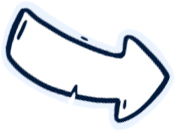
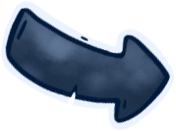
Comparing the layer stacks of the two w=176, h=131 images. Changes:
painted on "arrow white" over 13, 11, 164, 120
added layer "Layer 1" over 9, 11, 165, 120
